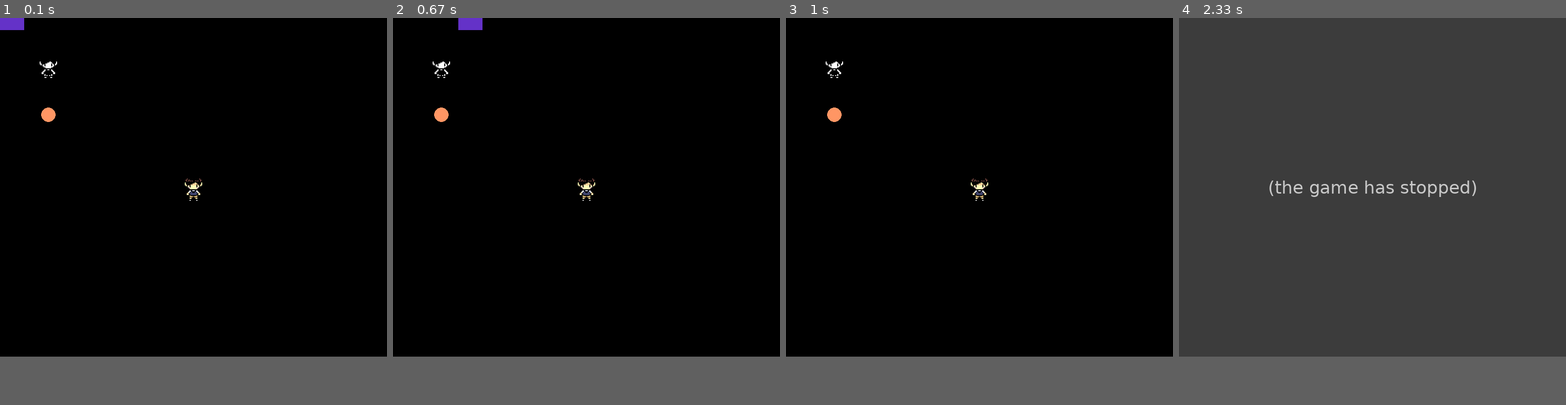
Above: before the commit, frames 1-4 (left to right).
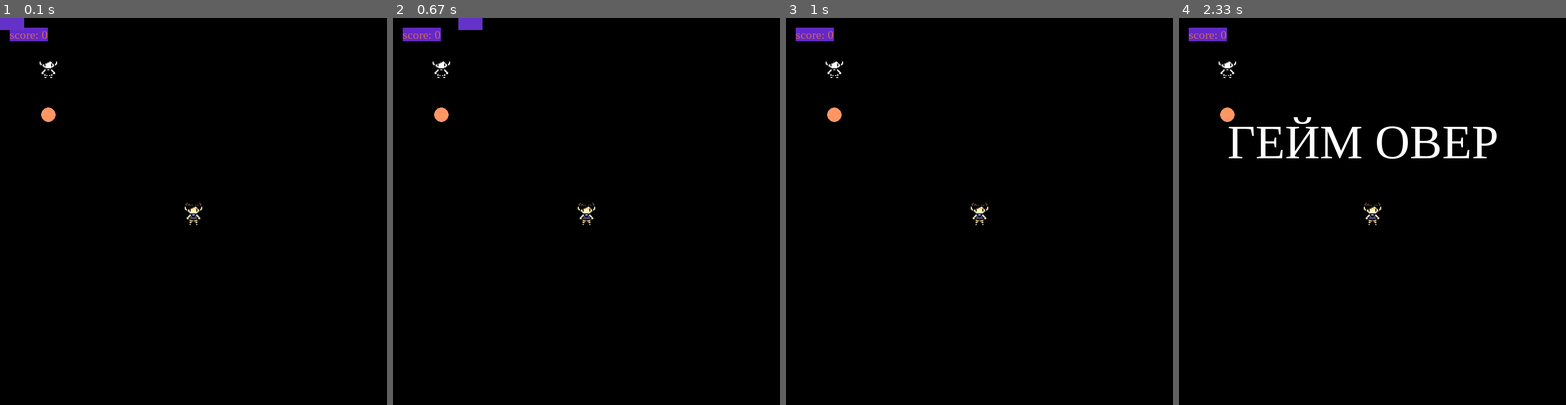
Above: after the commit, the same moments.

Repository: ternyfr/template-pygame
Game: pygame game, started from game.py
Same seed, same stepped clock (60 frames per second), same inputs: the game is played once before the commit and once after it.
Inputs:
- Up to frame 1 (0.1 s): no input
- Up to frame 2 (0.67 s): hold D from 0.33 s (still down)
- Up to frame 3 (1 s): release D at 0.8 s; hold W from 0.83 s (still down)
- Up to frame 4 (2.33 s): release W at 1.13 s; hold A 1.67-2.2 s
The window is 800x700 before the commit and 800x800 after it. Grey fills any space a smaller window leaves; there, only what the larger window draws over its background counts as a difference.

The runs differ from the first frame. In frame 1, 0.5% of the frame differs, in the area x 2-53%, y 2-54%; in frame 2, 0.5%; in frame 3, 0.5%; in frame 4, 87%, in the area x 0-100%, y 0-88%.
Before the commit the program exited at 2.13 s; later frames show no game.

Commit message:
Update game.py

Diff:
--- a/game.py
+++ b/game.py
@@ -4,7 +4,7 @@
 
 # переменные с размерами экрана и фпс
 WIDTH = 800
-HEIGHT = 700
+HEIGHT = 800
 FPS = 30
 # цвета
 WHITE = (255, 255, 255)
@@ -45,6 +45,11 @@
 omori_rect = scale_omori.get_rect()
 omori_rect.center = 100,100
 
+font_style = pygame.font.SysFont("Times New Roman", 25)
+fs = pygame.font.SysFont("Times New Roman", 100)
+och = 0
+msg = font_style.render(f"score: {och}", True, (200, 100, 100),(100, 40 ,200))
+go = fs.render("ГЕЙМ ОВЕР", True, (255, 255, 255))
 
 # pygame.time.wait(5000)
 
@@ -55,12 +60,16 @@
     screen.fill(screencolor)
     screen.blit(scale, scale_rect)
     screen.blit(scale_omori, omori_rect)
+    screen.blit(msg, [20,20])
+
     # рисуем фигуры
     pygame.draw.rect(screen, (100,50,200), [x, y, width, height])
     # 15 это радиус.
     pygame.draw.circle(screen, (colorap), [xap, yap], 15)
     # проверяем столкновение с яблоком
     if ((x < xap+15 and xap-15 < x+ width) and (y < yap+15 and yap-15 < y+ height)):
+        och = och+1
+        msg = font_style.render(f"score: {och}", True, (200, 100, 100),(100, 40 ,200))
         width = width+10
         xap = random.randint(0, WIDTH)
         yap = random.randint(0, HEIGHT)
@@ -82,7 +91,12 @@
         x = x + 15
     # проверяем столковение с границами
     if (x<0 or x > WIDTH - width):
+        screen.blit(go, [100, 200])
+        pygame.display.flip()
+        pygame.time.wait(5000)
         running = False
+
+
     # проверяем нажатие на крестик
     for event in pygame.event.get():
 
@@ -92,4 +106,5 @@
 
     pygame.display.flip()
 
+
 pygame.quit()
